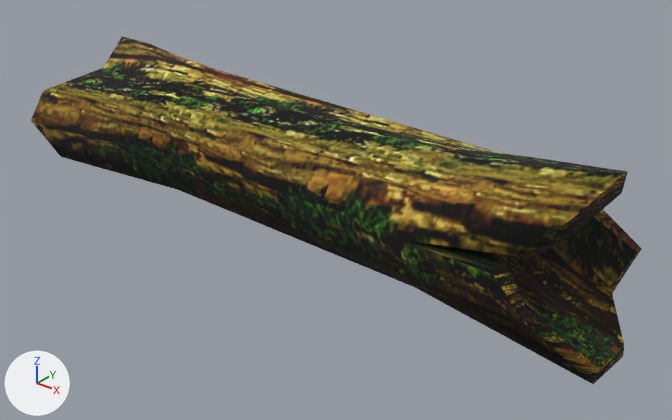
Before and after pictures for a commit that changed the glTF model Project/area/stage/2 dino jungle/data/environment/object/model/platform/LogPlatform.gltf.
Camera for both pictures: a 50 mm lens placed at (3.7, -4.25, 2.37), pointed at (0.27, 0.04, -0.29). Lighting does not change. The marker at lower left points along +X, +Y and +Z.

Objects in the first picture: 'LogPlatformMesh'.
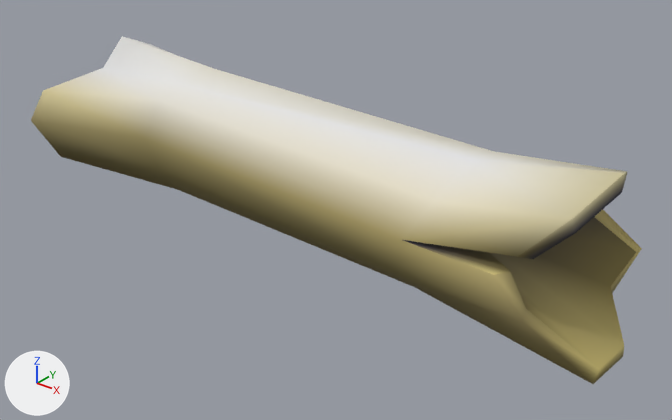
Where the change shows, as pixel boxes (x1, y1, x2, y2) in the pictures (672 x 420 px):
'LogPlatformMesh', surface changed
    both: (31, 36, 642, 384)

The change, as a list of edits to the scene's bpy script:
```text
Change mat_boat_exterior:
    where n2 = _N.new('ShaderNodeMix'); n2.name = 'Mix'
    add n2.inputs[7].default_value = (0.8, 0.8, 0.8, 1.0)  # 'B', white #e7e7e7
    remove n4 = _N.new('ShaderNodeTexImage'); n4.name = 'Image Texture'
    remove n4.image = img_boat_exterior_png
    where n3 = _N.new('ShaderNodeVertexColor'); n3.name = 'Color Attribute'
    remove _L.new(n3.outputs[0], n2.inputs[7])  # 'Color' to 'B'
    remove _L.new(n4.outputs[0], n2.inputs[6])  # 'Color' to 'A'
    add _L.new(n3.outputs[0], n2.inputs[6])  # 'Color' to 'A'
```
